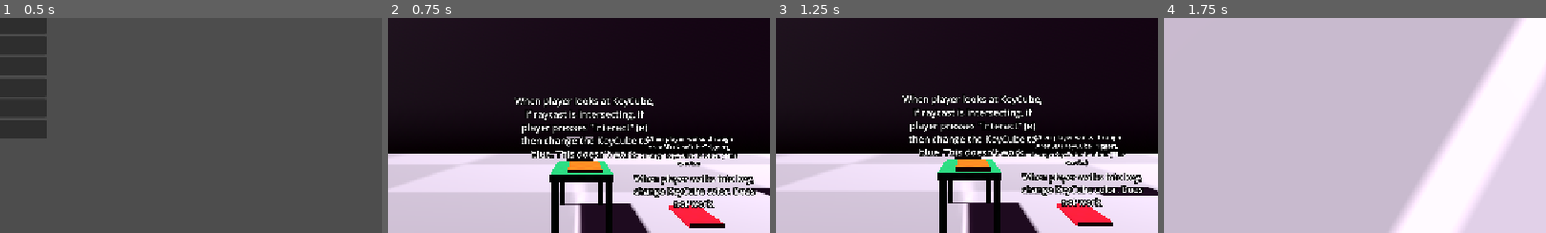
Above: before the commit, frames 1-4 (left to right).
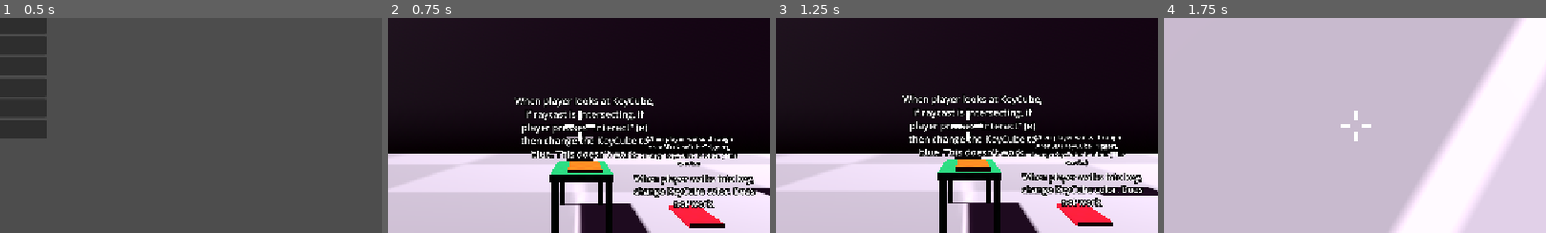
Above: after the commit, the same moments.

Repository: RubberDev/3d-game-test
Game: Godot game, scene res://TitleScreens/DebugTitleScr/DebugTitleScreen.tscn
Two runs of this game, one before a commit and one after it. Both use one fixed random seed, a clock stepped at 60 frames per second and the inputs below. Sound files missing from this copy of the repository are replaced by a short silence.
Inputs (mouse positions are % of the whole screen's width and height, from its top left):
- Up to frame 1 (0.5 s): no input
- Up to frame 2 (0.75 s): click "Phys and Trigger Test" at 0.5 s
- Up to frame 3 (1.25 s): no input
- Up to frame 4 (1.75 s): tap Enter at 1.25 s; move the mouse to (55, 50) at 1.27 s; hold W (Forward) from 1.28 s (still down); hold Ctrl (Crouch) from 1.28 s (still down); tap Space (Jump) at 1.52 s
The pictures show only the part of the screen within x 25-75%, y 25-75%; the shares and areas given below are measured in that part.

Frame 1 is identical in both runs. In frame 2, 0.2% of the frame differs, in the area x 46-55%, y 43-58%; in frame 3, 0.2%; in frame 4, 0.2%.

Commit message:
Crosshair to player, pause menu bugfix

Diff:
--- a/Dev_Levels/Test_Level_1/test_level_1.tscn
+++ b/Dev_Levels/Test_Level_1/test_level_1.tscn
@@ -48,6 +48,7 @@
 script = ExtResource("1_36p37")
 
 [node name="CanvasLayer" type="CanvasLayer" parent="."]
+process_mode = 3
 
 [node name="PauseMenu" parent="CanvasLayer" instance=ExtResource("2_vcru8")]
 
--- a/Player/Player.tscn
+++ b/Player/Player.tscn
@@ -1,6 +1,7 @@
-[gd_scene load_steps=11 format=3 uid="uid://c8wbe2rihnhl3"]
+[gd_scene load_steps=12 format=3 uid="uid://c8wbe2rihnhl3"]
 
 [ext_resource type="Script" uid="uid://dyltt7he46shv" path="res://Player/Scripts/player.gd" id="1_3qydi"]
+[ext_resource type="Texture2D" uid="uid://by05bbrjrv7o3" path="res://Textures/crosshair007.png" id="2_q3lat"]
 
 [sub_resource type="CapsuleShape3D" id="CapsuleShape3D_jdikb"]
 
@@ -35,6 +36,47 @@
 "transitions": PackedFloat32Array(1, 1),
 "update": 1,
 "values": [false, true]
+}
+
+[sub_resource type="Animation" id="Animation_8g4oa"]
+resource_name = "Crouching"
+length = 4.0
+loop_mode = 1
+tracks/0/type = "value"
+tracks/0/imported = false
+tracks/0/enabled = true
+tracks/0/path = NodePath("PlyrCollision:disabled")
+tracks/0/interp = 1
+tracks/0/loop_wrap = true
+tracks/0/keys = {
+"times": PackedFloat32Array(0, 4),
+"transitions": PackedFloat32Array(1, 1),
+"update": 1,
+"values": [true, true]
+}
+tracks/1/type = "value"
+tracks/1/imported = false
+tracks/1/enabled = true
+tracks/1/path = NodePath("CrouchCollision:disabled")
+tracks/1/interp = 1
+tracks/1/loop_wrap = true
+tracks/1/keys = {
+"times": PackedFloat32Array(0, 4),
+"transitions": PackedFloat32Array(1, 1),
+"update": 1,
+"values": [false, false]
+}
+tracks/2/type = "value"
+tracks/2/imported = false
+tracks/2/enabled = true
+tracks/2/path = NodePath("PlyrCam:position")
+tracks/2/interp = 1
+tracks/2/loop_wrap = true
+tracks/2/keys = {
+"times": PackedFloat32Array(0, 2, 4),
+"transitions": PackedFloat32Array(1, 1, 1),
+"update": 0,
+"values": [Vector3(0, -0.22343895, 0), Vector3(0, -0.26188296, 0), Vector3(0, -0.223, 0)]
 }
 
 [sub_resource type="Animation" id="Animation_ddoul"]
@@ -121,47 +163,6 @@
 "values": [true, false]
 }
 
-[sub_resource type="Animation" id="Animation_8g4oa"]
-resource_name = "Crouching"
-length = 4.0
-loop_mode = 1
-tracks/0/type = "value"
-tracks/0/imported = false
-tracks/0/enabled = true
-tracks/0/path = NodePath("PlyrCollision:disabled")
-tracks/0/interp = 1
-tracks/0/loop_wrap = true
-tracks/0/keys = {
-"times": PackedFloat32Array(0, 4),
-"transitions": PackedFloat32Array(1, 1),
-"update": 1,
-"values": [true, true]
-}
-tracks/1/type = "value"
-tracks/1/imported = false
-tracks/1/enabled = true
-tracks/1/path = NodePath("CrouchCollision:disabled")
-tracks/1/interp = 1
-tracks/1/loop_wrap = true
-tracks/1/keys = {
-"times": PackedFloat32Array(0, 4),
-"transitions": PackedFloat32Array(1, 1),
-"update": 1,
-"values": [false, false]
-}
-tracks/2/type = "value"
-tracks/2/imported = false
-tracks/2/enabled = true
-tracks/2/path = NodePath("PlyrCam:position")
-tracks/2/interp = 1
-tracks/2/loop_wrap = true
-tracks/2/keys = {
-"times": PackedFloat32Array(0, 2, 4),
-"transitions": PackedFloat32Array(1, 1, 1),
-"update": 0,
-"values": [Vector3(0, -0.22343895, 0), Vector3(0, -0.26188296, 0), Vector3(0, -0.223, 0)]
-}
-
 [sub_resource type="AnimationLibrary" id="AnimationLibrary_tok1r"]
 _data = {
 &"Crouch": SubResource("Animation_3qydi"),
@@ -174,6 +175,36 @@
 [node name="Player" type="CharacterBody3D"]
 script = ExtResource("1_3qydi")
 
+[node name="Interface" type="CanvasLayer" parent="."]
+layer = 0
+
+[node name="Crosshair" type="Control" parent="Interface"]
+z_index = -1
+layout_mode = 3
+anchors_preset = 15
+anchor_right = 1.0
+anchor_bottom = 1.0
+grow_horizontal = 2
+grow_vertical = 2
+mouse_filter = 2
+metadata/_edit_use_anchors_ = true
+
+[node name="TextureRect" type="TextureRect" parent="Interface/Crosshair"]
+layout_mode = 1
+anchors_preset = 8
+anchor_left = 0.5
+anchor_top = 0.5
+anchor_right = 0.5
+anchor_bottom = 0.5
+offset_left = -20.0
+offset_top = -20.0
+offset_right = 20.0
+offset_bottom = 20.0
+grow_horizontal = 2
+grow_vertical = 2
+texture = ExtResource("2_q3lat")
+stretch_mode = 3
+
 [node name="Sound" type="Node" parent="."]
 
 [node name="PlyrCam" type="Camera3D" parent="."]
--- a/Player/Scripts/pause_menu.gd
+++ b/Player/Scripts/pause_menu.gd
@@ -16,6 +16,7 @@
 func _on_resume_pressed() -> void:
 	get_tree().paused = false
 	self.hide()
+	Input.mouse_mode = Input.MOUSE_MODE_CAPTURED
 
 # Quit game (Add confirmation later maybe)
 func _on_quit_pressed() -> void:
